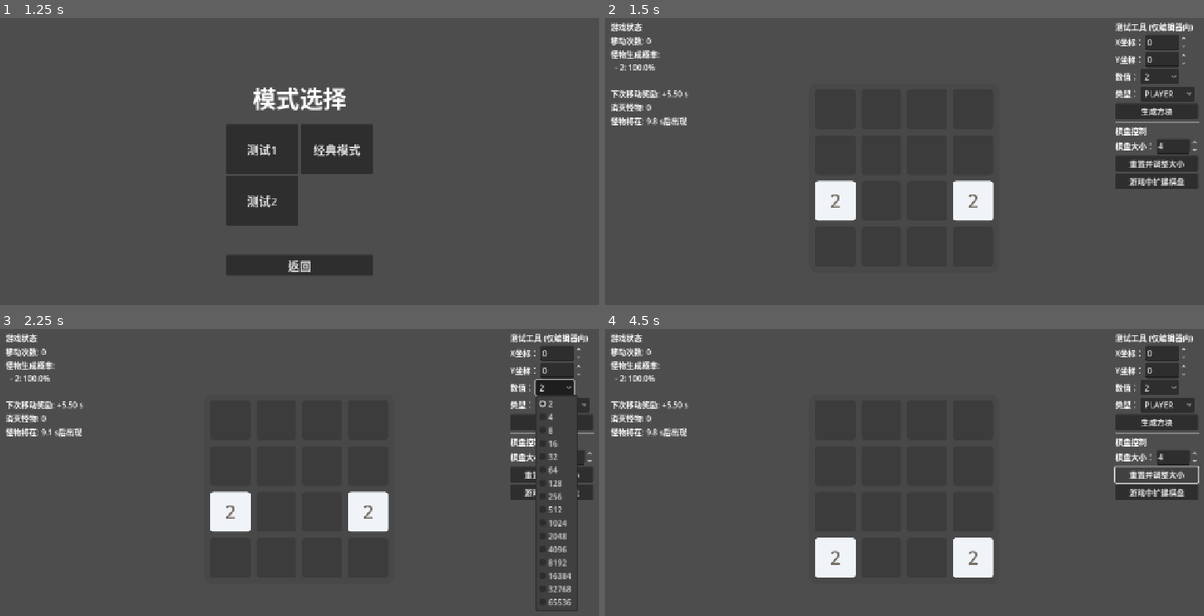
Above: before the commit, frames 1-4 (two rows, left to right).
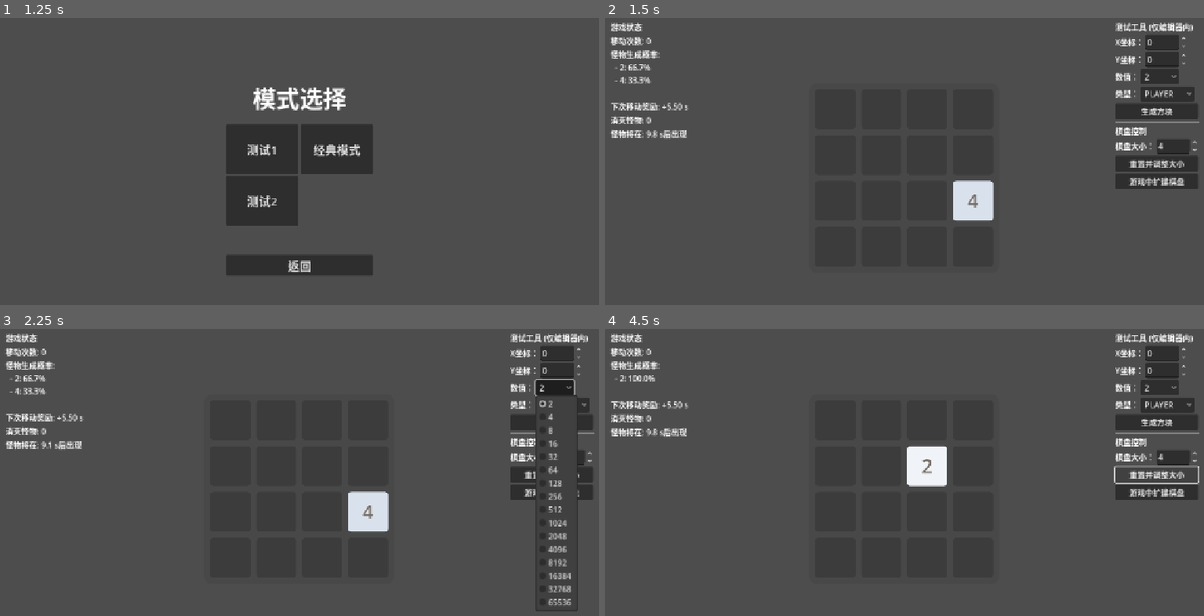
Above: after the commit, the same moments.

Repository: C76GN/2048-all-in-one
Game: Godot game, scene res://scenes/main_menu.tscn
Same seed, same stepped clock (60 frames per second), same inputs: the game is played once before the commit and once after it.
Inputs:
- Up to frame 1 (1.25 s): click "开始游戏" at 0.5 s
- Up to frame 2 (1.5 s): click "测试1" at 1.25 s
- Up to frame 3 (2.25 s): click "2" at 2 s
- Up to frame 4 (4.5 s): click "PLAYER" at 2.75 s; click "生成方块" at 3.5 s; click "重置并调整大小" at 4.25 s

Frame 1 is identical in both runs. In frame 2, 2.1% of the frame differs, in the area x 1-63%, y 16-71%; in frame 3, 2.1%; in frame 4, 2.8%, in the area x 35-65%, y 40-87%.

Commit message:
Refactor spawn rule system to use resource-based rules
Replaces script-based spawn rule references with resource-based SpawnRule assets in GameModeConfig and mode configs. Adds RuleManager for event-driven rule dispatching with trigger and priority support. Updates ClassicSpawnRule and TimedMonsterSpawnRule to resource-based design, supporting dependency injection and teardown. Refactors GamePlay to use RuleManager, manage rule lifecycles, and coordinate event dispatching. Adds new .tres resource files for classic and timed spawn rules.

Diff:
--- a/global/game_mode_config.gd
+++ b/global/game_mode_config.gd
@@ -12,8 +12,8 @@
 ## 方块如何交互（合并、战斗等）的规则。
 @export var interaction_rule: InteractionRule
 
-## 指向“如何生成新方块”规则的脚本文件列表。
-@export var spawn_rule_scripts: Array[Script]
+## 包含此模式所有“生成规则”资源的数组。
+@export var spawn_rules: Array[SpawnRule]
 
 ## 游戏如何结束的规则。
 @export var game_over_rule: GameOverRule
--- a/scenes/modes/classic_mode_config.tres
+++ b/scenes/modes/classic_mode_config.tres
@@ -1,9 +1,11 @@
-[gd_resource type="Resource" script_class="GameModeConfig" load_steps=7 format=3 uid="uid://dso7a1vuipkqt"]
+[gd_resource type="Resource" script_class="GameModeConfig" load_steps=9 format=3 uid="uid://dso7a1vuipkqt"]
 
 [ext_resource type="Script" uid="uid://cd58tqmib7wsk" path="res://scripts/modes/standard_game_over_rule.gd" id="1_orxgk"]
 [ext_resource type="Script" uid="uid://cmxpkj6kgwm5k" path="res://global/game_mode_config.gd" id="1_qecbo"]
 [ext_resource type="Script" uid="uid://bdsn1pa4fjc01" path="res://scripts/modes/classic_interaction_rule.gd" id="2_ckg85"]
-[ext_resource type="Script" uid="uid://b3e60oet02aex" path="res://scripts/modes/classic_spawn_rule.gd" id="4_myupn"]
+[ext_resource type="Script" uid="uid://rtyr5upmnau6" path="res://scripts/spawn_rule.gd" id="4_myupn"]
+[ext_resource type="Resource" uid="uid://dbb0u5q2klk3u" path="res://scenes/modes/classic_spawn_rule_init.tres" id="5_wp4bw"]
+[ext_resource type="Resource" uid="uid://cu7diq7sysqcf" path="res://scenes/modes/classic_spawn_rule_on_move.tres" id="6_jk0ep"]
 
 [sub_resource type="Resource" id="Resource_wp4bw"]
 script = ExtResource("1_orxgk")
@@ -17,6 +19,6 @@
 script = ExtResource("1_qecbo")
 mode_name = "经典模式"
 interaction_rule = SubResource("Resource_jk0ep")
-spawn_rule_scripts = Array[Script]([ExtResource("4_myupn")])
+spawn_rules = Array[ExtResource("4_myupn")]([ExtResource("5_wp4bw"), ExtResource("6_jk0ep")])
 game_over_rule = SubResource("Resource_wp4bw")
 metadata/_custom_type_script = "uid://cmxpkj6kgwm5k"
--- /dev/null
+++ b/scenes/modes/classic_spawn_rule_init.tres
@@ -0,0 +1,9 @@
+[gd_resource type="Resource" script_class="ClassicSpawnRule" load_steps=2 format=3 uid="uid://dbb0u5q2klk3u"]
+
+[ext_resource type="Script" uid="uid://b3e60oet02aex" path="res://scripts/modes/classic_spawn_rule.gd" id="1_y4yxh"]
+
+[resource]
+script = ExtResource("1_y4yxh")
+trigger = 0
+priority = 100
+metadata/_custom_type_script = "uid://rtyr5upmnau6"
--- /dev/null
+++ b/scenes/modes/classic_spawn_rule_on_move.tres
@@ -0,0 +1,8 @@
+[gd_resource type="Resource" script_class="ClassicSpawnRule" load_steps=2 format=3 uid="uid://cu7diq7sysqcf"]
+
+[ext_resource type="Script" uid="uid://b3e60oet02aex" path="res://scripts/modes/classic_spawn_rule.gd" id="1_yoh4d"]
+
+[resource]
+script = ExtResource("1_yoh4d")
+priority = 10
+metadata/_custom_type_script = "uid://rtyr5upmnau6"
--- a/scenes/modes/test_mode1_config.tres
+++ b/scenes/modes/test_mode1_config.tres
@@ -1,10 +1,12 @@
-[gd_resource type="Resource" script_class="GameModeConfig" load_steps=8 format=3 uid="uid://dwjqj7f52y8in"]
+[gd_resource type="Resource" script_class="GameModeConfig" load_steps=10 format=3 uid="uid://dwjqj7f52y8in"]
 
 [ext_resource type="Script" uid="uid://cmxpkj6kgwm5k" path="res://global/game_mode_config.gd" id="1_3lm28"]
 [ext_resource type="Script" uid="uid://cd58tqmib7wsk" path="res://scripts/modes/standard_game_over_rule.gd" id="1_jli1c"]
 [ext_resource type="Script" uid="uid://dg4uoygc0uq8m" path="res://scripts/modes/battle_interaction_rule.gd" id="2_jli1c"]
-[ext_resource type="Script" uid="uid://bim2iaojt5tbw" path="res://scripts/modes/timed_monster_spawn_rule.gd" id="4_gqx4x"]
-[ext_resource type="Script" uid="uid://b3e60oet02aex" path="res://scripts/modes/classic_spawn_rule.gd" id="5_umllg"]
+[ext_resource type="Script" uid="uid://rtyr5upmnau6" path="res://scripts/spawn_rule.gd" id="4_qel32"]
+[ext_resource type="Resource" uid="uid://dbb0u5q2klk3u" path="res://scenes/modes/classic_spawn_rule_init.tres" id="5_uvooi"]
+[ext_resource type="Resource" uid="uid://cu7diq7sysqcf" path="res://scenes/modes/classic_spawn_rule_on_move.tres" id="6_mffcc"]
+[ext_resource type="Resource" uid="uid://qr2xgc1hsent" path="res://scenes/modes/timed_monster_spawn_rule.tres" id="7_fd50j"]
 
 [sub_resource type="Resource" id="Resource_umllg"]
 script = ExtResource("1_jli1c")
@@ -18,6 +20,6 @@
 script = ExtResource("1_3lm28")
 mode_name = "测试模式 1"
 interaction_rule = SubResource("Resource_gqx4x")
-spawn_rule_scripts = Array[Script]([ExtResource("5_umllg"), ExtResource("4_gqx4x")])
+spawn_rules = Array[ExtResource("4_qel32")]([ExtResource("5_uvooi"), ExtResource("6_mffcc"), ExtResource("7_fd50j")])
 game_over_rule = SubResource("Resource_umllg")
 metadata/_custom_type_script = "uid://cmxpkj6kgwm5k"
--- /dev/null
+++ b/scenes/modes/timed_monster_spawn_rule.tres
@@ -0,0 +1,8 @@
+[gd_resource type="Resource" script_class="TimedMonsterSpawnRule" load_steps=2 format=3 uid="uid://qr2xgc1hsent"]
+
+[ext_resource type="Script" uid="uid://bim2iaojt5tbw" path="res://scripts/modes/timed_monster_spawn_rule.gd" id="1_clcax"]
+
+[resource]
+script = ExtResource("1_clcax")
+trigger = 3
+metadata/_custom_type_script = "uid://rtyr5upmnau6"
--- /dev/null
+++ b/scripts/core/rule_manager.gd
@@ -0,0 +1,72 @@
+# scripts/core/rule_manager.gd
+
+## RuleManager: 游戏规则的智能事件总线和调度器。
+##
+## 该节点负责接收游戏中的核心事件（如玩家移动），并根据已注册规则的
+## 触发器（Trigger）和优先级（Priority），按正确的顺序执行它们。
+## 它还支持“事件消费”机制，允许高优先级的规则阻止低优先级规则的执行。
+class_name RuleManager
+extends Node
+
+# --- 信号定义 ---
+
+## 当任何规则请求生成方块时，将此信号转发给 GamePlay。
+signal spawn_tile_requested(spawn_data: Dictionary)
+
+# --- 枚举定义 ---
+
+## 定义了可以触发规则执行的核心游戏事件。
+enum Events {
+	INITIALIZE_BOARD, # 棋盘初始化事件
+	PLAYER_MOVED,     # 玩家成功移动后
+	MONSTER_KILLED    # 怪物被消灭后
+}
+
+# --- 内部状态 ---
+
+# 存储所有已注册的规则实例。
+var _rules: Array[SpawnRule] = []
+
+# --- 公共接口 ---
+
+## 注册一个规则列表到管理器中。
+func register_rules(p_rules: Array[SpawnRule]) -> void:
+	_rules = p_rules
+	for rule in _rules:
+		# 将所有规则的 spawn_tile_requested 信号连接到管理器的转发信号上。
+		if not rule.spawn_tile_requested.is_connected(self.spawn_tile_requested.emit):
+			rule.spawn_tile_requested.connect(self.spawn_tile_requested.emit)
+
+## 分发一个游戏事件，触发相应规则。
+func dispatch_event(event: Events, payload: Dictionary = {}) -> void:
+	# 1. 根据事件类型，筛选出所有相关的规则。
+	var relevant_rules = _get_relevant_rules(event)
+	if relevant_rules.is_empty():
+		return
+
+	# 2. 根据优先级对规则进行降序排序（高优先级在前）。
+	relevant_rules.sort_custom(func(a, b): return a.priority > b.priority)
+
+	# 3. 按顺序执行规则，并检查事件是否被“消费”。
+	for rule in relevant_rules:
+		var was_consumed = rule.execute(payload)
+		if was_consumed:
+			break # 事件已被消费，停止处理链。
+
+# --- 内部辅助函数 ---
+
+## 根据事件类型筛选出所有监听该事件的规则。
+func _get_relevant_rules(event: Events) -> Array[SpawnRule]:
+	var matched_rules: Array[SpawnRule] = []
+	for rule in _rules:
+		match event:
+			Events.INITIALIZE_BOARD:
+				if rule.trigger == SpawnRule.TriggerType.ON_INITIALIZE:
+					matched_rules.append(rule)
+			Events.PLAYER_MOVED:
+				if rule.trigger in [SpawnRule.TriggerType.ON_MOVE, SpawnRule.TriggerType.ON_MOVE_PROBABILITY]:
+					matched_rules.append(rule)
+			Events.MONSTER_KILLED:
+				if rule.trigger == SpawnRule.TriggerType.ON_KILL:
+					matched_rules.append(rule)
+	return matched_rules
--- a/scripts/modes/classic_spawn_rule.gd
+++ b/scripts/modes/classic_spawn_rule.gd
@@ -3,38 +3,30 @@
 ## ClassicSpawnRule: 实现了经典的2048生成规则。
 ##
 ## 规则包括：
-## 1. 在游戏开始时，负责在棋盘上生成两个初始方块。
-## 2. 在每次有效移动后，请求在随机空位生成一个新的玩家方块（90%为2，10%为4）。
+## 1. 触发器(ON_INITIALIZE): 负责在棋盘上生成两个初始方块。
+## 2. 触发器(ON_MOVE): 在每次有效移动后，生成一个新的玩家方块。
 class_name ClassicSpawnRule
 extends SpawnRule
 
-var game_board: Control # 对GameBoard节点的引用
-var move_count: int = 0 # 经典模式也需要追踪移动次数
+## 可配置：生成2的概率（其余为4）。
+@export var probability_of_2: float = 0.9
 
-## 初始化此规则。
-func setup(board: Control) -> void:
-	self.game_board = board
+## 执行生成逻辑。
+func execute(_payload: Dictionary = {}) -> bool:
+	# 检查棋盘是否已满，如果满了则无法生成，事件未被消费。
+	if game_board.get_empty_cells().is_empty():
+		return false
 
-## 负责棋盘的初始状态。
-func initialize_board() -> void:
-	_request_spawn()
-	_request_spawn()
-
-## 当玩家执行一次有效移动时被调用。
-func on_move_made() -> void:
-	move_count += 1
-	_request_spawn()
-
-## [内部函数] 请求生成一个新的方块。
-func _request_spawn() -> void:
-	# 经典规则：90%概率生成2，10%概率生成4。
-	var value = 2 if randf() < 0.9 else 4
+	# 经典规则：按概率生成2或4。
+	var value = 2 if randf() < probability_of_2 else 4
 
 	var spawn_data = {
 		"value": value,
 		"type": Tile.TileType.PLAYER,
-		"is_priority": false # 普通方块生成不是优先的，若棋盘已满则无法生成。
+		"is_priority": false
 	}
 
-	# 发出信号，请求 GameBoard 执行生成操作。
 	spawn_tile_requested.emit(spawn_data)
+
+	# 成功请求了生成，认为事件已被消费。
+	return true
--- a/scripts/modes/game_play.gd
+++ b/scripts/modes/game_play.gd
@@ -2,9 +2,7 @@
 
 ## GamePlay: 通用的游戏逻辑控制器。
 ##
-## 作为主游戏场景的脚本，它不包含任何具体的游戏规则。
-## 它负责加载一个 GameModeConfig 资源，并根据该配置来设置 GameBoard 和其他组件。
-## 它充当了规则模型（Rules）、棋盘模型（GameBoard）和UI视图（HUD）之间的协调者。
+## 负责加载 GameModeConfig，设置 RuleManager，并协调核心组件之间的通信。
 class_name GamePlay
 extends Control
 
@@ -16,70 +14,69 @@
 @onready var game_over_menu = $GameOverMenu
 
 # --- 状态变量 ---
-var mode_config: GameModeConfig # 当前加载的游戏模式配置资源。
-var interaction_rule: InteractionRule # 当前模式下，方块交互的具体规则实例。
-var spawn_rules: Array[SpawnRule] = [] # 管理所有方块生成规则的数组，允许一个模式同时拥有多种生成逻辑。
-var monsters_killed: int = 0 # 记录已消灭的怪物数量。
-var is_game_over: bool = false # 标记游戏是否已结束。
+var mode_config: GameModeConfig
+var interaction_rule: InteractionRule
+var rule_manager: RuleManager # 规则管理器实例
+var all_spawn_rules: Array[SpawnRule] = [] # 持有所有规则实例的引用
+
+var move_count: int = 0
+var monsters_killed: int = 0
+var is_game_over: bool = false
 
 ## Godot生命周期函数：在节点进入场景树时被调用，负责整个游戏场景的初始化。
 func _ready() -> void:
 	# 步骤1: 从 GlobalGameManager 加载所选的游戏模式配置。
 	if "selected_mode_config_path" in GlobalGameManager and GlobalGameManager.selected_mode_config_path != "":
-		var config_path = GlobalGameManager.selected_mode_config_path
-		mode_config = load(config_path)
-		assert(is_instance_valid(mode_config), "GameModeConfig未能加载！路径: " + config_path)
+		mode_config = load(GlobalGameManager.selected_mode_config_path)
+		assert(is_instance_valid(mode_config), "GameModeConfig未能加载！")
 	else:
-		push_error("错误: 没有找到 selected_mode_config_path。无法加载游戏模式。")
+		push_error("错误: 无法加载游戏模式配置。")
 		get_tree().quit()
 		return
 
-	# 步骤2: 根据配置实例化所有规则（交互、游戏结束、生成）。
-	assert(is_instance_valid(mode_config.interaction_rule), "InteractionRule未在配置文件中设置！")
+	# 步骤2: 实例化规则管理器和核心交互/结束规则。
+	rule_manager = RuleManager.new()
+	add_child(rule_manager)
+
 	interaction_rule = mode_config.interaction_rule.duplicate()
 	var game_over_rule = mode_config.game_over_rule.duplicate()
-
-	if mode_config.spawn_rule_scripts.is_empty():
-		push_warning("警告: GameModeConfig 中没有提供任何 Spawn Rule 脚本。")
-	else:
-		for rule_script in mode_config.spawn_rule_scripts:
-			if rule_script and rule_script is Script:
-				var new_rule: SpawnRule = rule_script.new()
-				spawn_rules.append(new_rule) # 添加到管理列表
-				add_child(new_rule)          # 将规则节点添加到场景树
-				if new_rule.has_method("setup"):
-					new_rule.setup(game_board)
-			else:
-				push_error("错误: spawn_rule_scripts 数组中包含无效项。")
-				get_tree().quit()
-				return
-
-	# 步骤3: 将实例化好的规则注入 GameBoard。
 	game_board.set_rules(interaction_rule, game_over_rule)
 
-	# 步骤4: 集中连接所有必要的信号。
+	# 步骤3: 初始化所有在配置中定义的生成规则。
+	for rule_resource in mode_config.spawn_rules:
+		var rule_instance: SpawnRule = rule_resource.duplicate()
+		all_spawn_rules.append(rule_instance)
+
+		# 检查规则是否需要额外的节点（如Timer），并为它创建。
+		var required_nodes = rule_instance.get_required_nodes()
+		var created_nodes = {}
+		if not required_nodes.is_empty():
+			for node_key in required_nodes:
+				if required_nodes[node_key] == "Timer":
+					var new_timer = Timer.new()
+					add_child(new_timer) # 将Timer添加到场景树以使其运行
+					created_nodes[node_key] = new_timer
+
+		# 将所有依赖项（棋盘、创建的节点）注入规则实例。
+		rule_instance.setup(game_board, created_nodes)
+
+	# 步骤4: 注册所有规则到管理器并连接所有信号。
+	rule_manager.register_rules(all_spawn_rules)
 	_connect_signals()
 
-	# 步骤5: 由第一个生成规则负责初始化棋盘状态。
-	if not spawn_rules.is_empty():
-		var initializer_rule = spawn_rules[0]
-		if initializer_rule.has_method("initialize_board"):
-			initializer_rule.initialize_board()
-		else:
-			# 如果第一个规则没有初始化方法，则提供一个默认的开始状态。
-			push_warning("警告: 第一个SpawnRule没有initialize_board方法，使用默认初始化。")
-			game_board.spawn_tile({"value": 2, "type": Tile.TileType.PLAYER})
-			game_board.spawn_tile({"value": 2, "type": Tile.TileType.PLAYER})
-
-	# 步骤6: 初始化UI和仅在编辑器中使用的测试工具。
+	# 步骤5: 通过管理器触发棋盘初始化事件。
+	rule_manager.dispatch_event(RuleManager.Events.INITIALIZE_BOARD)
+
 	_initialize_test_tools()
 	_update_stats_display()
 
 ## Godot生命周期函数：每帧调用。用于处理需要高频更新的逻辑，例如UI倒计时。
 func _process(_delta: float) -> void:
-	for rule in spawn_rules:
-		if rule is TimedMonsterSpawnRule and not is_game_over:
-			hud.update_timer(rule.get_time_left())
+	if not is_game_over:
+		# 从所有规则中找到计时器规则并更新HUD。
+		for rule in all_spawn_rules:
+			if rule is TimedMonsterSpawnRule:
+				hud.update_timer(rule.get_time_left())
 
 ## 处理全局未捕获的输入事件，主要用于玩家移动和打开暂停菜单。
 func _unhandled_input(event: InputEvent) -> void:
@@ -114,42 +111,44 @@
 	game_over_menu.return_to_main_menu.connect(_on_return_to_main_menu)
 
 	# 连接来自规则的信号
-	if interaction_rule:
+	rule_manager.spawn_tile_requested.connect(game_board.spawn_tile)
+	if is_instance_valid(interaction_rule):
 		interaction_rule.monster_killed.connect(_on_monster_killed)
-	for rule in spawn_rules:
-		rule.spawn_tile_requested.connect(_on_spawn_tile_requested)
 
 # --- 信号处理函数 ---
 
-## 当 GameBoard 发出 move_made 信号时调用。将此事件广播给所有生成规则。
+## 当 GameBoard 发出 move_made 信号时调用。
 func _on_game_board_move_made() -> void:
-	for rule in spawn_rules:
+	move_count += 1
+
+	# 通过管理器分发“玩家移动”事件，让相关规则按优先级执行。
+	rule_manager.dispatch_event(RuleManager.Events.PLAYER_MOVED)
+
+	# 特殊处理：手动调用那些需要响应移动，但不是通过触发器工作的逻辑（如计时器奖励）。
+	for rule in all_spawn_rules:
 		if rule.has_method("on_move_made"):
 			rule.on_move_made()
+
 	_update_stats_display()
 
-## 当任意 SpawnRule 请求生成方块时调用。
-func _on_spawn_tile_requested(spawn_data: Dictionary) -> void:
-	game_board.spawn_tile(spawn_data)
-	_update_stats_display()
-
-## 当 GameBoard 发出 game_lost 信号时调用。处理游戏失败逻辑。
+## 当 GameBoard 发出 game_lost 信号时调用。
 func _on_game_lost() -> void:
 	is_game_over = true
-	# 通知所有规则游戏结束，以便它们停止内部逻辑（如计时器）。
-	for rule in spawn_rules:
-		if rule.has_method("stop_timer"):
-			rule.stop_timer()
+	# 通知所有规则进行清理（如停止计时器）。
+	for rule in all_spawn_rules:
+		rule.teardown()
 	game_over_menu.open()
 
 ## 当 InteractionRule 报告有怪物被消灭时调用。
 func _on_monster_killed() -> void:
 	monsters_killed += 1
+	# 分发“怪物被消灭”事件，未来可以用于实现“消灭怪物后生成宝箱”等规则。
+	rule_manager.dispatch_event(RuleManager.Events.MONSTER_KILLED)
 	_update_stats_display()
 
 ## 当棋盘大小改变时，更新测试面板的坐标限制。
 func _on_board_resized(new_size: int):
-	if OS.has_feature("editor") and test_panel:
+	if OS.has_feature("editor") and is_instance_valid(test_panel):
 		test_panel.update_coordinate_limits(new_size)
 
 # --- UI 更新 & 菜单逻辑 ---
@@ -158,12 +157,9 @@
 func _update_stats_display() -> void:
 	var spawn_info_text = ""
 	var next_move_bonus = 0.0
-	var total_move_count = 0
 
 	# 从所有规则中聚合需要显示的数据
-	for rule in spawn_rules:
-		if "move_count" in rule:
-			total_move_count += rule.get("move_count")
+	for rule in all_spawn_rules:
 		if rule is TimedMonsterSpawnRule:
 			var pool = rule.get_monster_spawn_pool()
 			spawn_info_text += "怪物生成概率:\n"
@@ -176,7 +172,7 @@
 			next_move_bonus = rule.get_next_move_bonus()
 
 	var stats = {
-		"move_count": total_move_count,
+		"move_count": move_count, # 直接使用 GamePlay 的 move_count
 		"monsters_killed": monsters_killed,
 		"monster_spawn_info": spawn_info_text,
 		"next_move_bonus": next_move_bonus
@@ -200,14 +196,17 @@
 
 ## 响应来自测试面板的重置棋盘请求。
 func _on_reset_and_resize_requested(new_size: int):
-	# 在重新初始化前，安全地清理所有旧的规则实例，防止内存泄漏。
-	for rule in spawn_rules:
-		if is_instance_valid(rule):
-			rule.queue_free()
-	spawn_rules.clear() # 清空数组引用
+	# 在重新初始化前，安全地清理所有旧的规则实例和管理器。
+	for rule in all_spawn_rules:
+		rule.teardown()
+	all_spawn_rules.clear()
+
+	if is_instance_valid(rule_manager):
+		rule_manager.queue_free()
 
 	is_game_over = false
 	monsters_killed = 0
+	move_count = 0
 	game_board.reset_and_resize(new_size)
 
 	# 重置后，重新执行完整的初始化流程。
--- a/scripts/modes/timed_monster_spawn_rule.gd
+++ b/scripts/modes/timed_monster_spawn_rule.gd
@@ -1,74 +1,96 @@
 # scripts/modes/timed_monster_spawn_rule.gd
 
-## TimedMonsterSpawnRule: "测试模式1"中使用的定时生成怪物规则。
+## TimedMonsterSpawnRule: 定时生成怪物的规则（资源版）。
 ##
-## 管理一个倒计时器，时间到了就请求生成一个基于当前游戏状态的怪物。
-## 同时处理移动后获得时间奖励的逻辑。
+## 管理一个倒计时，时间到了就请求生成怪物。
+## Timer节点由GamePlay根据 get_required_nodes() 的请求创建并注入。
 class_name TimedMonsterSpawnRule
 extends SpawnRule
 
-const INITIAL_SPAWN_INTERVAL: float = 10.0 # 怪物生成的基础时间间隔（秒）。
-const MIN_TIME_BONUS: float = 0.5 # 每次移动获得的最小时间奖励。
-const TIME_BONUS_DECAY_FACTOR: float = 5.0 # 时间奖励的衰减因子，移动次数越多，奖励越少。
+# --- 可配置属性 ---
+@export var spawn_interval: float = 10.0
+@export var min_time_bonus: float = 0.5
+@export var time_bonus_decay_factor: float = 5.0
 
-var monster_spawn_timer: Timer # 用于定时生成怪物的计时器。
-var move_count: int = 0 # 玩家的总移动次数，用于计算时间奖励。
-var game_board: Control # 对GameBoard节点的引用，用于查询棋盘状态。
+# --- 内部状态 ---
+var monster_spawn_timer: Timer
+var move_count: int = 0
 
-# --- 公共接口 ---
+## 声明此规则需要一个名为 "timer" 的 Timer 节点才能工作。
+func get_required_nodes() -> Dictionary:
+	return {"timer": "Timer"}
 
-## 设置此规则所需的外部依赖并启动计时器。
-## @param board: 从GamePlay传入的GameBoard节点实例。
-func setup(board: Control) -> void:
-	self.game_board = board
-	monster_spawn_timer = Timer.new()
-	monster_spawn_timer.wait_time = INITIAL_SPAWN_INTERVAL
-	monster_spawn_timer.timeout.connect(_on_monster_timer_timeout)
-	add_child(monster_spawn_timer)
-	monster_spawn_timer.start()
+## 接收依赖，并设置和启动计时器。
+func setup(p_game_board: Control, required_nodes: Dictionary = {}) -> void:
+	super.setup(p_game_board)
 
-## 当玩家执行一次有效移动时被调用。
-##
-## 此函数会根据移动次数计算并增加时间奖励。
-func on_move_made() -> void:
-	move_count += 1
-	var time_to_add = MIN_TIME_BONUS + TIME_BONUS_DECAY_FACTOR / move_count
-	monster_spawn_timer.start(monster_spawn_timer.time_left + time_to_add)
+	if required_nodes.has("timer"):
+		self.monster_spawn_timer = required_nodes["timer"]
+		monster_spawn_timer.wait_time = spawn_interval
+		# 确保只连接一次信号，防止重置时重复连接
+		if not monster_spawn_timer.timeout.is_connected(execute):
+			monster_spawn_timer.timeout.connect(execute)
+		monster_spawn_timer.start()
+	else:
+		push_error("TimedMonsterSpawnRule 需要一个Timer，但没有提供！")
 
-## 停止怪物生成计时器，通常在游戏结束时调用。
-func stop_timer() -> void:
-	if monster_spawn_timer:
-		monster_spawn_timer.stop()
-
-## 获取怪物生成计时器的剩余时间。
-## @return: 剩余的秒数。
-func get_time_left() -> float:
-	if monster_spawn_timer:
-		return monster_spawn_timer.time_left
-	return 0.0
-
-## 计算并获取下一次移动可以获得的时间奖励。
-## @return: 预计的时间奖励秒数。
-func get_next_move_bonus() -> float:
-	var next_m_count = move_count + 1
-	return MIN_TIME_BONUS + TIME_BONUS_DECAY_FACTOR / next_m_count
-
-# --- 内部逻辑 ---
-
-## 当怪物生成计时器到期时触发的回调函数。
-func _on_monster_timer_timeout() -> void:
+## 当计时器到期时被 RuleManager 自动或信号回调调用。
+func execute(_payload: Dictionary = {}) -> bool:
 	var monster_value = _calculate_monster_value()
 	var spawn_data = {
 		"value": monster_value,
 		"type": Tile.TileType.MONSTER,
-		"is_priority": true # 怪物生成是优先的，即使棋盘满了也要强制生成。
+		"is_priority": true
 	}
 	spawn_tile_requested.emit(spawn_data)
-	monster_spawn_timer.start(INITIAL_SPAWN_INTERVAL) # 重置计时器
+
+	if is_instance_valid(monster_spawn_timer):
+		monster_spawn_timer.start(spawn_interval)
+
+	# 计时器事件通常不“消费”其他事件链（如移动事件），所以返回false。
+	return false
+
+## 当玩家移动时，由 GamePlay 手动调用此方法以增加时间奖励。
+func on_move_made() -> void:
+	move_count += 1
+	var time_to_add = min_time_bonus + time_bonus_decay_factor / move_count
+	if is_instance_valid(monster_spawn_timer):
+		monster_spawn_timer.start(monster_spawn_timer.time_left + time_to_add)
+
+## 在游戏结束时被调用，用于安全地停止计时器。
+func teardown() -> void:
+	if is_instance_valid(monster_spawn_timer):
+		monster_spawn_timer.stop()
+
+# --- UI查询接口 ---
+func get_time_left() -> float:
+	return monster_spawn_timer.time_left if is_instance_valid(monster_spawn_timer) else 0.0
+
+func get_next_move_bonus() -> float:
+	return min_time_bonus + time_bonus_decay_factor / (move_count + 1)
+
+# --- 内部逻辑 ---
+
+## 动态计算并获取当前的怪物生成池。
+func get_monster_spawn_pool() -> Dictionary:
+	if not is_instance_valid(game_board): return {"values": [2], "weights": [1]}
+
+	var max_player_value = game_board.get_max_player_value()
+	if max_player_value <= 0:
+		return {"values": [2], "weights": [1]}
+
+	var k = int(log(max_player_value) / log(2))
+	if k < 1: k = 1
+
+	var weights = []
+	var possible_values = []
+	for i in range(1, k + 1):
+		possible_values.append(pow(2, i))
+		weights.append(k - i + 1)
+
+	return {"values": possible_values, "weights": weights}
 
 ## [内部函数] 根据动态生成的怪物池，计算本次要生成的怪物数值。
-##
-## @return: 最终通过加权随机选择出的怪物数值。
 func _calculate_monster_value() -> int:
 	var spawn_pool = get_monster_spawn_pool()
 	var possible_values = spawn_pool["values"]
@@ -91,29 +113,3 @@
 			return possible_values[i]
 
 	return 2 # 作为后备
-
-## 动态计算并获取当前的怪物生成池。
-##
-## 生成池的内容与玩家当前拥有的最大方块数值相关。
-## 最大方块数值越高，可能生成的怪物数值也越高，且低级怪物的权重会降低。
-## @return: 一个包含 "values" 和 "weights" 数组的字典。
-func get_monster_spawn_pool() -> Dictionary:
-	if not is_instance_valid(game_board): return {"values": [2], "weights": [1]}
-
-	var max_player_value = game_board.get_max_player_value()
-	if max_player_value <= 0:
-		return {"values": [2], "weights": [1]}
-
-	# 'k' 代表最大方块值是2的多少次方，它决定了怪物池的深度。
-	var k = int(log(max_player_value) / log(2))
-	if k < 1: k = 1
-
-	var weights = []
-	var possible_values = []
-	# 生成从 2^1 到 2^k 的所有可能怪物数值。
-	# 权重被设置为 (k - i + 1)，这意味着数值越低的怪物权重越高，但随着k的增长，高级怪物的权重会相对提升。
-	for i in range(1, k + 1):
-		possible_values.append(pow(2, i))
-		weights.append(k - i + 1)
-
-	return {"values": possible_values, "weights": weights}
--- a/scripts/spawn_rule.gd
+++ b/scripts/spawn_rule.gd
@@ -1,13 +1,59 @@
 # scripts/spawn_rule.gd
 
-## SpawnRule: 方块生成规则的基类蓝图。
+## SpawnRule: 方块生成规则的基类蓝图（基于Resource）。
 ##
-## 所有具体的生成逻辑（如定时生成、随机生成）都应继承此类。
+## 所有具体的生成逻辑都应继承此类。现在它是一个资源，
+## 允许在编辑器中直接配置其行为，如触发器和优先级。
 class_name SpawnRule
-extends Node
+extends Resource
 
 # --- 信号定义 ---
 
 ## 当此规则决定要生成一个新方块时发出。
 @warning_ignore("unused_signal")
 signal spawn_tile_requested(spawn_data: Dictionary)
+
+# --- 枚举定义 ---
+
+## 定义了可以触发此规则执行的事件类型。
+enum TriggerType {
+	ON_INITIALIZE,       # 游戏开始时，用于初始化棋盘
+	ON_MOVE,             # 玩家每次有效移动后
+	ON_MOVE_PROBABILITY, # 玩家每次有效移动后，按概率触发
+	ON_TIMER,            # 由外部计时器触发
+	ON_KILL              # 当一个怪物被消灭时
+}
+
+# --- 可配置属性 ---
+
+## 规则的触发条件。
+@export var trigger: TriggerType = TriggerType.ON_MOVE
+## 规则的执行优先级（数字越大，优先级越高）。
+@export var priority: int = 0
+
+# --- 内部状态 ---
+
+# 对GameBoard的引用，由GamePlay在运行时注入。
+var game_board: Control
+
+# --- 虚函数 (需要子类实现) ---
+
+## 在游戏开始时被调用，用于设置此规则所需的依赖（如GameBoard）。
+## 子类可以重写此方法来接收额外的节点（如Timer）。
+func setup(p_game_board: Control, _required_nodes: Dictionary = {}) -> void:
+	self.game_board = p_game_board
+
+## RuleManager调用此函数来执行规则的核心逻辑。
+## @param _payload: 一个字典，可能包含来自事件的额外数据。
+## @return: 返回 'true' 表示事件被“消费”，应中断处理链。否则返回 'false'。
+func execute(_payload: Dictionary = {}) -> bool:
+	return false
+
+## 允许规则声明它需要哪些额外的Node节点（如Timer）。
+## @return: 返回一个字典，键是节点标识，值是节点类型（如"Timer"）。
+func get_required_nodes() -> Dictionary:
+	return {}
+
+## 在游戏结束时被调用，用于清理（如停止计时器）。
+func teardown() -> void:
+	pass
Not shown, added: scripts/core/rule_manager.gd.uid
